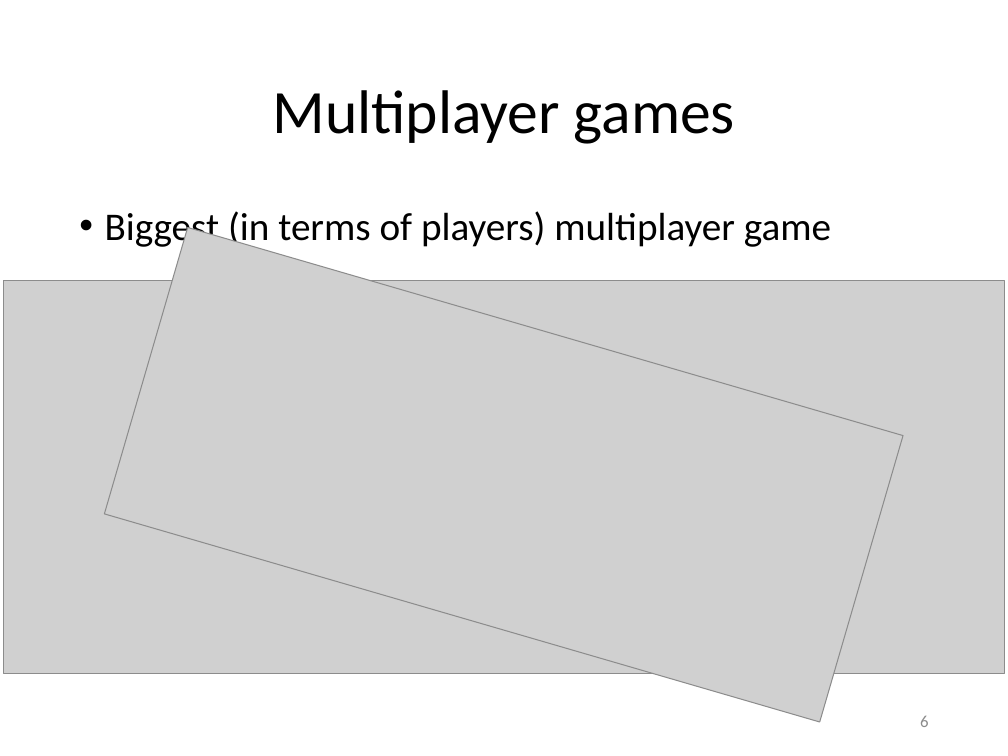
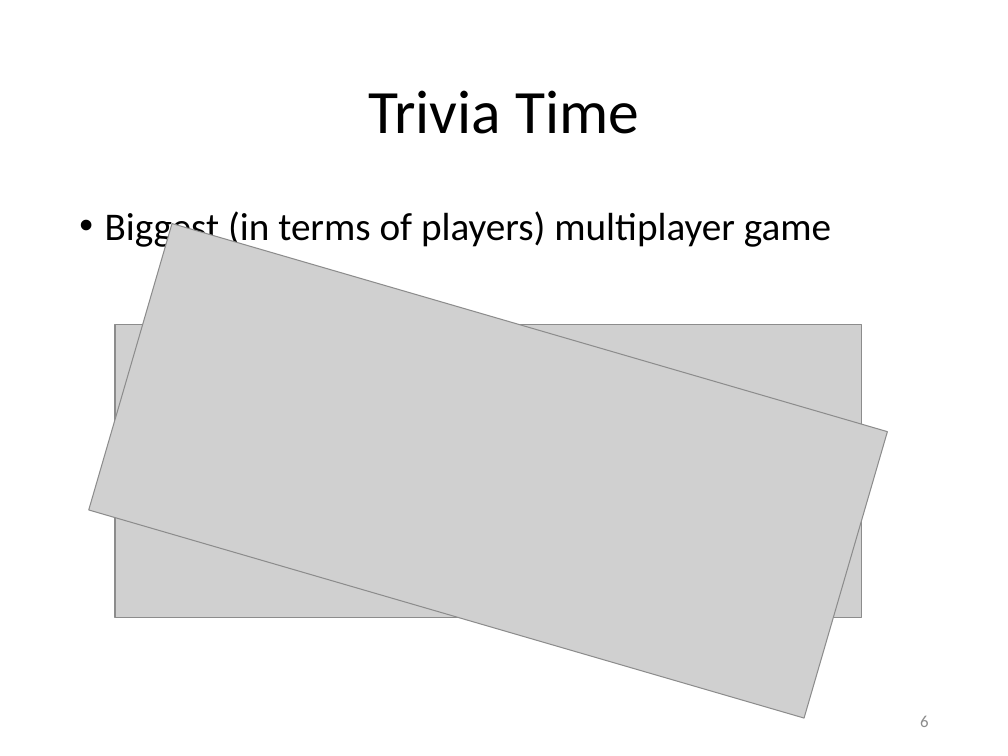
Before and after one commit to Lotti/codemotion2015, a slide deck: slide 6 of slides/slides.pptx. Drawn at 1008x756 pixels with LibreOffice and Linux fonts; fonts in the diff are those of the drawing; grey boxes stand for pictures; background and template pictures are left out. Boxes give left, top, right and bottom in pixels: in the first picture for what was removed or moved away, otherwise in the second. Text is boxed around its words. In the diff, an @@ line names an element or a change of style, - is before the commit and + after.

```diff
--- a/slides/slides.pptx
+++ b/slides/slides.pptx
@@ title at (368,90,639,134): text changed @@
-Multiplayer games
+Trivia Time
@@ picture: place and size @@
-picture at (104,228,903,722)
+picture at (89,224,888,718)
@@ picture: place and size @@
-picture at (3,281,1004,674)
+picture at (115,325,861,618)
```
Also in this commit, not shown: 9 other slides changed, 8 other files.
